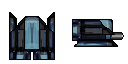
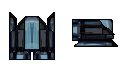
Revision of a layered 128 × 64 image; what changed, layer by layer:
hid group "main cannon" (3 layers) over [77, 32, 124, 43]
hid "Photon shot side" over [77, 32, 124, 43]
